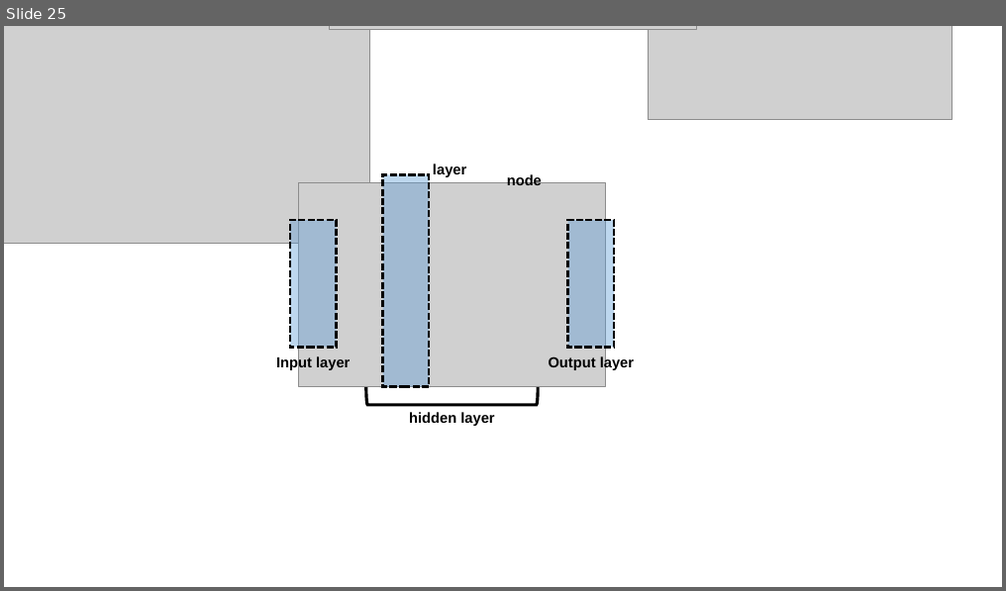
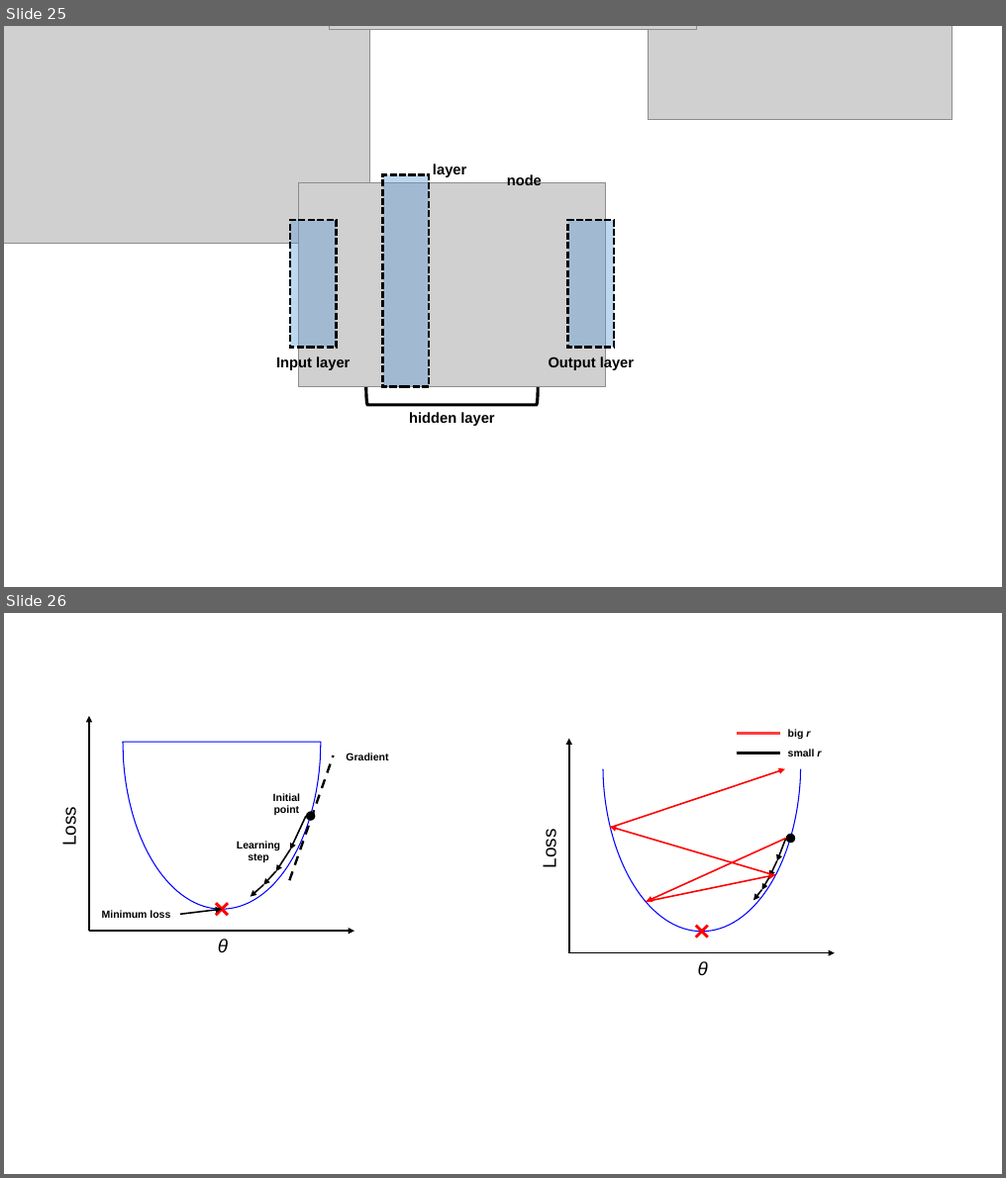
Before and after one commit to jglee96/NBTP_Lab, a slide deck: 개인/석사학위논문/그림.pptx. Shown one above the other, each under a label of ours: slide 25 before the commit, slides 25 and 26 after it. The pictures are 1006x591 and 1006x1178 pixels, drawn with LibreOffice and Linux fonts; fonts in the diff are those of the drawing; grey boxes stand for pictures. Boxes give left, top, right and bottom in pixels: in the first picture for what was removed or moved away, otherwise in the second. Text is boxed around its words. In the diff, an @@ line names an element or a change of style, - is before the commit and + after.

```diff
--- a/개인/석사학위논문/그림.pptx
+++ b/개인/석사학위논문/그림.pptx
@@ slide 26 added at (x1=4, y1=613, x2=1002, y2=1174), background #FFFFFF @@
@@ group added at (x1=539, y1=729, x2=835, y2=975): 10 arrows, 4 texts, 2 lines, 1 freeform shape, 1 rectangle, 1 ellipse, 1 cross @@
+Loss
+θ
+big r
+small r
@@ group added at (x1=59, y1=716, x2=388, y2=953): 7 arrows, 6 texts, 1 freeform shape, 1 line, 1 ellipse, 1 cross @@
+Loss
+θ
+Initial
+point
+Minimum loss
+Gradient
+Learning
+step
```
Also in this commit, not shown: 1 other slide added, 1 other file.
